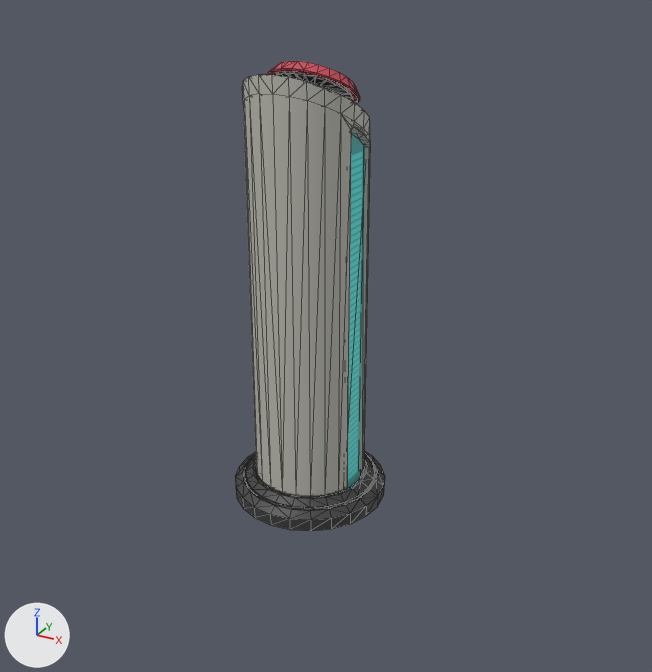
Two versions of the OBJ model editor/meshes/pedestal_button.obj, one commit apart.
Camera for both pictures: a 50 mm lens placed at (0.511, -0.86, 0.166), pointed at (0.031, 0.013, -0.27). Every picture has the same lights, and +X, +Y and +Z are marked at lower left. Mesh edges are drawn as thin lines. Where no turn or scale is listed for an object, it has been applied to the vertices. Vertices at the same position are counted once.

Names of what the first picture shows: 'pedestal_button_model'.
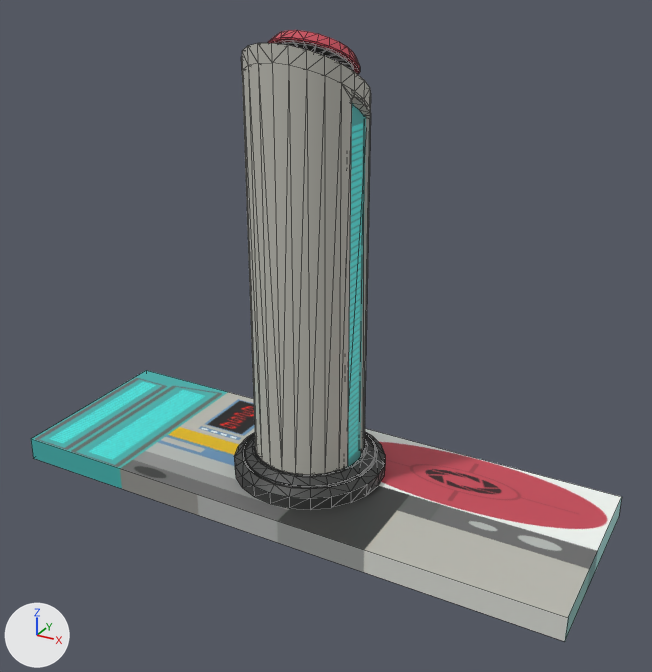
Commit message: Update pedestal button model

What the commit changed:
me_pedestal_button_model is used by ob_pedestal_button_model.
me_pedestal_button_model had 1379 vertices, 2760 faces and spanned x -0.099..0.099, y -0.073..0.124, z -0.5..0.047.
me_pedestal_button_model now has 1387 vertices, 2766 faces and spans x -0.375..0.375, y -0.1..0.15, z -0.5..0.078.
me_pedestal_button_model part 1: the loose piece of 381 vertices spanning x -0.071..0.071, y -0.045..0.096, z -0.481..0.039 is moved by (0.0, 0.0, 0.031).
me_pedestal_button_model part 2: the loose piece of 74 vertices spanning x -0.053..0.053, y -0.006..0.086, z -0.014..0.047 is copied, and the copy is moved by (0.0, 0.0, 0.031); it spans x -0.053..0.053, y -0.006..0.086, z 0.018..0.078.
me_pedestal_button_model part 3: the loose piece of 266 vertices spanning x -0.099..0.099, y -0.073..0.124, z -0.5..-0.468 is moved by (0.0, 0.0, 0.031).
me_pedestal_button_model part 4: the loose piece of 8 vertices spanning x 0.05..0.063, y 0.001..0.049, z -0.483..-0.014 is moved by (0.0, 0.0, 0.031).
me_pedestal_button_model part 5: the loose piece of 96 vertices spanning x -0.046..0.046, y -0.002..0.08, z -0.012..0.037 is moved by (0.0, 0.0, 0.031).
me_pedestal_button_model part 6: a new loose piece, a box spanning x -0.375..0.375, y -0.1..0.15, z -0.5..-0.469, in mat_pedestal_button (picture img_pedestal_button_png).
me_pedestal_button_model part 7: 2 vertices moved within x -0.03..0.03, y 0.04, z -0.001; 315 vertices removed from x -0.069..0.069, y -0.036..0.086, z -0.06..0.046; 167 vertices added at x -0.069..0.069, y -0.036..0.085, z -0.029..0.047.

Changed parts and their boxes [x1, y1, x2, y2] in the pictures (652 x 672 px; the box of a moved part takes in the faces that stretch with it):
'pedestal_button_model', reshaped (292% wider, 30% taller): before [235, 61, 385, 531]; after [31, 30, 622, 642]
part 1 of me_pedestal_button_model, moved or reshaped: before [243, 75, 370, 496]; after [241, 43, 371, 475]
part 2 of me_pedestal_button_model, added (red): after [268, 30, 360, 74]
part 3 of me_pedestal_button_model, moved or reshaped: before [235, 451, 385, 531]; after [234, 431, 385, 510]
part 4 of me_pedestal_button_model, moved or reshaped: before [336, 132, 365, 493]; after [338, 103, 366, 471]
part 5 of me_pedestal_button_model, moved or reshaped: before [277, 73, 353, 101]; after [278, 42, 353, 70]
part 6 of me_pedestal_button_model, added: after [31, 370, 622, 642]
part 7 of me_pedestal_button_model, moved or reshaped (not visible afterwards): before [267, 61, 360, 104]
